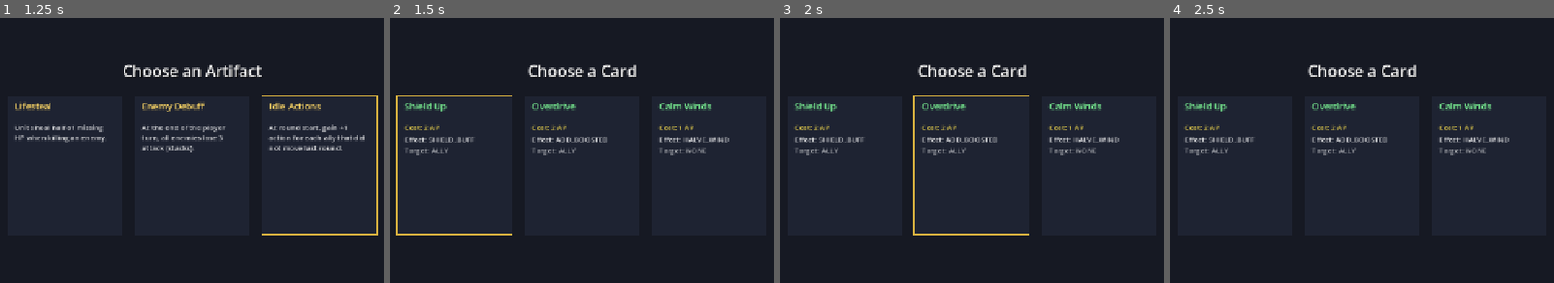
Above: before the commit, frames 1-4 (left to right).
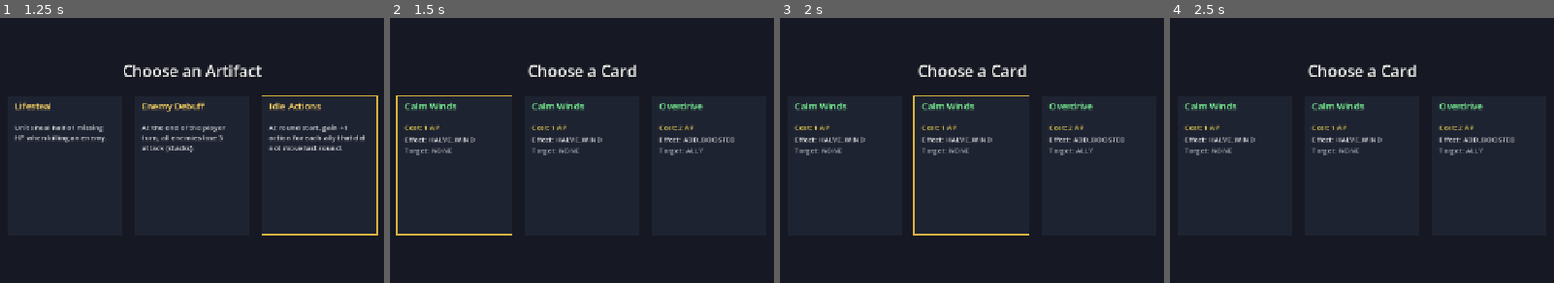
Above: after the commit, the same moments.

Repository: chubas/artillery-roguelike
Game: Godot game, scene res://world/run_controller.tscn
Two runs of this game, one before a commit and one after it. Both use one fixed random seed, a clock stepped at 60 frames per second and the inputs below.
Inputs (mouse positions are in pixels of both pictures, inside the frame that each line leads up to):
- Up to frame 1 (1.25 s): tap Enter at 0.5 s; move the mouse to (360, 126) at 0.52 s; hold Right from 0.53 s (still down); tap Tab at 0.6 s; click (360, 126) at 0.67 s; tap Space at 0.77 s
- Up to frame 2 (1.5 s): release Right at 1.25 s; tap Space at 1.25 s; drag from (428, 169) to (543, 235) at 1.27 s
- Up to frame 3 (2 s): no input
- Up to frame 4 (2.5 s): tap Enter at 2 s; move the mouse to (1438, 52) at 2.02 s; hold Right from 2.03 s (still down); tap Keypad Enter at 2.1 s

Frame 1 is identical in both runs. In frame 2, 1.4% of the frame differs, in the area x 3-90%, y 32-52%; in frame 3, 1.4%; in frame 4, 1.4%.

Commit message:
M20 - Armor

Diff:
--- a/autoloads/event_bus.gd
+++ b/autoloads/event_bus.gd
@@ -21,6 +21,7 @@
 signal unit_died(unit: Unit)
 signal unit_tile_entered(unit: Unit, tile_pos: Vector2i)
 signal unit_shield_changed(unit: Unit, shield: int)
+signal unit_armor_changed(unit: Unit, armor: int)
 
 # ── Status signals ───────────────────────────────────────────────────────────
 signal status_applied(target: Unit, status_id: String, stacks: int)
--- a/autoloads/features.gd
+++ b/autoloads/features.gd
@@ -14,6 +14,7 @@
 var burning_tile_enabled    : bool = true
 var electrified_tile_enabled: bool = true
 var shields_enabled         : bool = true   # M5: shield mitigation layer in Unit.take_damage
+var armor_enabled           : bool = true   # M20: armor mitigation layer in Unit.take_damage
 var deployables_enabled     : bool = true   # M6: mines/shield generators spawn + their hooks
 
 # Future systems — false until implemented
--- a/autoloads/run.gd
+++ b/autoloads/run.gd
@@ -15,6 +15,7 @@
 const _DEFAULT_DECK : Array = [   # [path, copies]
 	["res://data/cards/direct_strike.tres", 3],
 	["res://data/cards/shield_buff.tres",   3],
+	["res://data/cards/armor_buff.tres",    3],
 	["res://data/cards/mine_card.tres",     2],
 	["res://data/cards/boosted_card.tres",  2],
 	["res://data/cards/halve_wind.tres",    1],
@@ -51,6 +52,7 @@
 	rs.card_pool = [
 		"res://data/cards/direct_strike.tres",
 		"res://data/cards/shield_buff.tres",
+		"res://data/cards/armor_buff.tres",
 		"res://data/cards/mine_card.tres",
 		"res://data/cards/boosted_card.tres",
 		"res://data/cards/halve_wind.tres",
--- /dev/null
+++ b/data/cards/armor_buff.tres
@@ -0,0 +1,12 @@
+[gd_resource type="Resource" script_class="CardDefinition" format=3]
+
+[ext_resource type="Script" path="res://data/cards/card_definition.gd" id="1_4gky5"]
+
+[resource]
+script = ExtResource("1_4gky5")
+id = "armor_buff"
+display_name = "Armor Up"
+effect_type = 1
+magnitude = 5
+action_cost = 2
+color = Color(0.95, 0.82, 0.25, 1)
--- a/data/cards/boosted_card.tres
+++ b/data/cards/boosted_card.tres
@@ -6,7 +6,7 @@
 script = ExtResource("1_luajc")
 id = "boosted_card"
 display_name = "Overdrive"
-effect_type = 2
+effect_type = 3
 magnitude = 2
 action_cost = 2
 color = Color(0.3, 0.8, 0.4, 1)
--- a/data/cards/card_definition.gd
+++ b/data/cards/card_definition.gd
@@ -11,13 +11,11 @@
 
 # TILE = pick a ground space (mine); NONE = instant, no target (applied on select). (M11)
 enum TargetType { ALLY, ENEMY, TILE, NONE }
-enum EffectType { SHIELD_BUFF, DIRECT_DAMAGE, ADD_BOOSTED, DEPLOY_MINE, HALVE_WIND }
+enum EffectType { SHIELD_BUFF, ARMOR_BUFF, DIRECT_DAMAGE, ADD_BOOSTED, DEPLOY_MINE, HALVE_WIND }
 
 @export var target_type : TargetType = TargetType.ALLY
 @export var effect_type : EffectType = EffectType.SHIELD_BUFF
-@export var magnitude : int = 0           # shield points, damage dealt, or Boosted stacks granted
+@export var magnitude : int = 0           # shield/armor points, damage dealt, or Boosted stacks
 @export var action_cost : int = 1
 
 @export var color : Color = Color(0.6, 0.6, 0.9)   # HUD chip tint
-
-# POST-M5: an ARMOR_BUFF EffectType slots in here once Armor exists.
--- a/data/cards/direct_strike.tres
+++ b/data/cards/direct_strike.tres
@@ -7,7 +7,7 @@
 id = "direct_strike"
 display_name = "Direct Strike"
 target_type = 1
-effect_type = 1
+effect_type = 2
 magnitude = 3
 action_cost = 3
 color = Color(0.9, 0.3, 0.25, 1)
--- a/data/cards/halve_wind.tres
+++ b/data/cards/halve_wind.tres
@@ -8,5 +8,5 @@
 display_name = "Calm Winds"
 faction = "army"
 target_type = 3
-effect_type = 4
+effect_type = 5
 color = Color(0.4, 0.8, 0.95, 1)
--- a/data/cards/mine_card.tres
+++ b/data/cards/mine_card.tres
@@ -8,6 +8,6 @@
 display_name = "Drop Mine"
 faction = "army"
 target_type = 2
-effect_type = 3
+effect_type = 4
 action_cost = 2
 color = Color(0.9, 0.55, 0.2, 1)
--- a/data/elements/electric.tres
+++ b/data/elements/electric.tres
@@ -12,3 +12,6 @@
 tile_status = ExtResource("2_65yrv")
 strong_vs_tag = "MECHANICAL"
 vs_shielded_mult = 2.0
+vs_armor_mult = 0.5
+vs_shield_mult = 2.0
+vs_hp_mult = 0.5
--- a/data/elements/element_def.gd
+++ b/data/elements/element_def.gd
@@ -18,5 +18,26 @@
 ## Unit tag this element is weak against (×0.5 damage)
 @export var weak_vs_tag : String = ""
 
-## Special multiplier vs SHIELDED tag (0 = not special)
+## Special multiplier vs SHIELDED tag (0 = not special) — unit tag rule in AoEResolver.
 @export var vs_shielded_mult : float = 0.0
+
+## Element × mitigation-layer matrix (mechanics-compatibility §1). Applied as damage
+## passes through armor → shield → HP in Unit.take_damage(). 1.0 = normal.
+enum MitigationLayer { ARMOR, SHIELD, HP }
+@export var vs_armor_mult  : float = 1.0
+@export var vs_shield_mult : float = 1.0
+@export var vs_hp_mult     : float = 1.0
+
+func mitigation_mult(layer: MitigationLayer) -> float:
+	match layer:
+		MitigationLayer.ARMOR:
+			return vs_armor_mult
+		MitigationLayer.SHIELD:
+			if vs_shield_mult != 1.0:
+				return vs_shield_mult
+			if vs_shielded_mult > 0.0:
+				return vs_shielded_mult
+			return 1.0
+		MitigationLayer.HP:
+			return vs_hp_mult
+	return 1.0
--- a/data/elements/fire.tres
+++ b/data/elements/fire.tres
@@ -11,3 +11,5 @@
 unit_status = ExtResource("3_n3gww")
 tile_status = ExtResource("2_uujx7")
 strong_vs_tag = "ORGANIC"
+vs_shield_mult = 0.5
+vs_hp_mult = 1.5
--- a/data/units/player_cluster.tres
+++ b/data/units/player_cluster.tres
@@ -11,6 +11,7 @@
 id = "player_cluster"
 display_name = "Cluster"
 faction = "army"
+base_armor = 4
 default_shot = ExtResource("2_w383l")
 available_shots = Array[ExtResource("1_djryg")]([ExtResource("2_w383l"), ExtResource("3_75jx8"), ExtResource("4_gljdb")])
 color = Color(0.85, 0.7, 0.2, 1)
--- a/data/units/unit_definition.gd
+++ b/data/units/unit_definition.gd
@@ -15,6 +15,8 @@
 
 ## Stats
 @export var max_hp : int = 6
+## Starting armor points each combat (M20). Combat-runtime pool; restored from this on spawn.
+@export var base_armor : int = 0
 @export var move_range : int = 99  # max moves per activation (use 99 = unlimited for now)
 @export var climb_max : int = 1    # max voxel height climbed free
 
--- a/scripts/bake_resources.gd
+++ b/scripts/bake_resources.gd
@@ -56,14 +56,20 @@
 	fire.id = "fire"; fire.display_name = "Fire"
 	fire.unit_status = load("res://data/statuses/burn.tres")
 	fire.tile_status = load("res://data/tile_statuses/burning.tres")
-	fire.strong_vs_tag = "ORGANIC"; fire.vs_shielded_mult = 0.0
+	fire.strong_vs_tag = "ORGANIC"
+	fire.vs_shield_mult = 0.5
+	fire.vs_hp_mult = 1.5
 	_save(fire, "res://data/elements/fire.tres")
 
 	var electric := ElementDef.new()
 	electric.id = "electric"; electric.display_name = "Electric"
 	electric.unit_status = load("res://data/statuses/shock.tres")
 	electric.tile_status = load("res://data/tile_statuses/electrified.tres")
-	electric.strong_vs_tag = "MECHANICAL"; electric.vs_shielded_mult = 2.0
+	electric.strong_vs_tag = "MECHANICAL"
+	electric.vs_shielded_mult = 2.0
+	electric.vs_armor_mult = 0.5
+	electric.vs_shield_mult = 2.0
+	electric.vs_hp_mult = 0.5
 	_save(electric, "res://data/elements/electric.tres")
 
 	# ── AoE patterns (M7: shape only — core/edge zones, magnitude comes from
@@ -177,7 +183,7 @@
 	# M10: attack value is the source of projectile strength (× shot.strength_mult × power).
 	# Values mirror the old per-shot strengths so balance is unchanged: drill is the heavy hitter.
 	_save_player_unit("player_cluster", "Cluster", cluster_loadout,
-			Color(0.85, 0.7, 0.2), 3)       # goldenrod
+			Color(0.85, 0.7, 0.2), 3, 1, 4)   # goldenrod, armored
 	_save_player_unit("player_bypass", "Drill", bypass_loadout,
 			Color(0.2, 0.7, 0.65), 10)      # teal — heavy unit-hit blast
 	_save_player_unit("player_pull", "Magnet", pull_loadout,
@@ -194,6 +200,15 @@
 	shield_card.faction = Faction.NEUTRAL
 	shield_card.color = Color(0.35, 0.65, 0.95)
 	_save(shield_card, "res://data/cards/shield_buff.tres")
+
+	var armor_card := CardDefinition.new()
+	armor_card.id = "armor_buff"; armor_card.display_name = "Armor Up"
+	armor_card.target_type = CardDefinition.TargetType.ALLY
+	armor_card.effect_type = CardDefinition.EffectType.ARMOR_BUFF
+	armor_card.magnitude = 5; armor_card.action_cost = 2
+	armor_card.faction = Faction.NEUTRAL
+	armor_card.color = Color(0.95, 0.82, 0.25)
+	_save(armor_card, "res://data/cards/armor_buff.tres")
 
 	var strike_card := CardDefinition.new()
 	strike_card.id = "direct_strike"; strike_card.display_name = "Direct Strike"
@@ -416,13 +431,15 @@
 			s.spiral_frequency = 2.0
 
 func _save_player_unit(id: String, dname: String,
-		loadout: Array[ShotDefinition], color: Color, attack: int = 3, dig: int = 1) -> void:
+		loadout: Array[ShotDefinition], color: Color, attack: int = 3, dig: int = 1,
+		base_armor: int = 0) -> void:
 	var u := UnitDefinition.new()
 	u.id = id
 	u.display_name = dname
 	u.width_voxels = 2
 	u.height_voxels = 3
 	u.max_hp = 6
+	u.base_armor = base_armor
 	u.attack = attack
 	u.dig = dig
 	u.move_range = 99
--- a/systems/combat_manager.gd
+++ b/systems/combat_manager.gd
@@ -823,6 +823,9 @@
 		CardDefinition.EffectType.SHIELD_BUFF:
 			target.add_shield(card.magnitude)
 			EventBus.unit_shield_changed.emit(target, target.shield)
+		CardDefinition.EffectType.ARMOR_BUFF:
+			target.add_armor(card.magnitude)
+			EventBus.unit_armor_changed.emit(target, target.armor)
 		CardDefinition.EffectType.DIRECT_DAMAGE:
 			target.take_damage(card.magnitude)   # routes through shield, like any other hit
 		CardDefinition.EffectType.ADD_BOOSTED:
--- a/terrain/aoe_resolver.gd
+++ b/terrain/aoe_resolver.gd
@@ -63,7 +63,7 @@
 	for unit in unit_hit:
 		var element : ElementDef = unit_hit[unit]["element"]
 		var final_dmg := _calc_damage(unit, unit_hit[unit]["dmg"], element)
-		unit.take_damage(final_dmg)
+		unit.take_damage(final_dmg, element)
 		EventBus.unit_hit_taken.emit(unit, final_dmg,
 				element.id if element else "physical", null)
 		if element and element.unit_status and Features.unit_statuses_enabled:
--- a/ui/hud.gd
+++ b/ui/hud.gd
@@ -414,6 +414,10 @@
 		var shield_txt := "Shield: %d" % unit.shield if unit.shield > 0 else "Shield: —"
 		draw_string(font, Vector2(10, y), shield_txt,
 				HORIZONTAL_ALIGNMENT_LEFT, -1, 12, Color(0.6, 0.85, 1.0))
+		y += 16
+		var armor_txt := "Armor: %d" % unit.armor if unit.armor > 0 else "Armor: —"
+		draw_string(font, Vector2(10, y), armor_txt,
+				HORIZONTAL_ALIGNMENT_LEFT, -1, 12, Color(0.95, 0.82, 0.25))
 		y += 18
 		var shot := unit.get_active_shot()
 		if shot != null:
--- a/units/unit.gd
+++ b/units/unit.gd
@@ -26,11 +26,11 @@
 # pure-combat / smoke contexts (then the unit spawns at full HP).
 var run_state : RunUnitState = null
 var kills : int = 0   # persists via run_state; enemies killed by this unit (M12)
-# Shield (M5): a flat, per-combat absorb pool that sits above HP in the mitigation
-# stack. Unbounded (no max) — unlike HP, it's not drawn as a proportional bar.
-# Granted by cards for now (no baseline/regen yet). Armor would slot in above
-# shield later — see the seam comment in take_damage().
+# Shield (M5): a flat, per-combat absorb pool above HP. Granted by cards / generators.
 var shield : int = 0
+# Armor (M20): second flat absorb pool, sits above shield. Element layer matrix applies
+# per-layer when damage passes through. Seeded from definition.base_armor each combat.
+var armor : int = 0
 var vox_position : Vector2i = Vector2i.ZERO
 var aim_angle_deg : float = 45.0        # positive-up convention; preserved per unit
 # Gunbound-style power memory (M4): the charge fraction of this unit's last shot. The HUD
@@ -68,10 +68,12 @@
 		kills = run_state.kills
 		attack = _derive_attack()
 		dig = definition.dig
+		armor = definition.base_armor if Features.armor_enabled else 0
 	else:
 		hp = definition.max_hp
 		attack = definition.attack
 		dig = definition.dig
+	armor = definition.base_armor if Features.armor_enabled else 0
 	move_origin = vox_position
 	if display_name == "":
 		display_name = definition.display_name
@@ -82,19 +84,18 @@
 	return definition.attack
 
 # --- State ---------------------------------------------------------------------
-func take_damage(dmg: int) -> void:
+func take_damage(dmg: int, element: ElementDef = null) -> void:
 	if hp <= 0:
 		return
 	var remaining := dmg
-	# Mitigation pipeline (card-engine doc §5): armor → shield → HP.
-	# POST-M5 SEAM: an Armor layer would reduce `remaining` here, before shield.
-	# Not implemented yet — Shield is the only mitigation layer this milestone adds.
-	if Features.shields_enabled and shield > 0:
-		var absorbed := mini(shield, remaining)
-		shield -= absorbed
-		remaining -= absorbed
-		EventBus.unit_shield_changed.emit(self, shield)
-	hp = maxi(0, hp - remaining)
+	remaining = _absorb_mitigation(remaining, element, ElementDef.MitigationLayer.ARMOR,
+			"armor", Features.armor_enabled)
+	remaining = _absorb_mitigation(remaining, element, ElementDef.MitigationLayer.SHIELD,
+			"shield", Features.shields_enabled)
+	if remaining > 0:
+		var hp_mult := element.mitigation_mult(ElementDef.MitigationLayer.HP) if element else 1.0
+		var hp_hit := _layer_damage(remaining, hp_mult)
+		hp = maxi(0, hp - hp_hit)
 	queue_redraw()
 	unit_damaged.emit(self, dmg, hp)
 	if hp == 0:
@@ -103,10 +104,35 @@
 		unit_died.emit(self)
 		EventBus.unit_died.emit(self)
 
+func _layer_damage(amount: int, mult: float) -> int:
+	return maxi(1, int(round(float(amount) * mult)))
+
+func _absorb_mitigation(remaining: int, element: ElementDef, layer: ElementDef.MitigationLayer,
+		pool_name: String, enabled: bool) -> int:
+	if not enabled or remaining <= 0:
+		return remaining
+	var pool : int = armor if pool_name == "armor" else shield
+	if pool <= 0:
+		return remaining
+	var mult := element.mitigation_mult(layer) if element else 1.0
+	var hit := _layer_damage(remaining, mult)
+	var absorbed := mini(pool, hit)
+	if pool_name == "armor":
+		armor -= absorbed
+		EventBus.unit_armor_changed.emit(self, armor)
+	else:
+		shield -= absorbed
+		EventBus.unit_shield_changed.emit(self, shield)
+	return hit - absorbed
+
 # Grants shield (M5 card effect). A method (not direct field access) so the redraw
 # always happens — direct field writes were the cause of the "bar doesn't update" bug.
 func add_shield(amount: int) -> void:
 	shield += amount
+	queue_redraw()
+
+func add_armor(amount: int) -> void:
+	armor += amount
 	queue_redraw()
 
 func reset_for_turn() -> void:
@@ -215,6 +241,8 @@
 	var cy := -16.0
 	var x := 2.0
 	x = _draw_icon_value(x, cy, Color(0.9, 0.4, 0.25), attack)   # attack — reddish
+	if armor > 0:
+		x = _draw_icon_value(x, cy, Color(0.95, 0.82, 0.25), armor)   # armor — yellow
 	if shield > 0:
 		x = _draw_icon_value(x, cy, Color(0.4, 0.75, 1.0), shield)   # shield — blue
 
--- a/world/combat_scene.gd
+++ b/world/combat_scene.gd
@@ -208,6 +208,7 @@
 	_m13_smoke()
 	_m14_smoke()
 	_m19_smoke()
+	_m20_smoke()
 	_m15_smoke()
 	_m16_smoke()
 	_m17_smoke()
@@ -924,6 +925,35 @@
 	print("  round-trip: nodes=%d layer0=%d next0=%s (expect 9, 0, [1,2])" %
 			[rt.map.nodes.size(), n0.layer, n0.next_nodes])
 
+# M20 checklist: armor pool above shield, element × layer matrix, armor card, Cluster baseline.
+func _m20_smoke() -> void:
+	print("[smoke] -- M20 armor mitigation --")
+	var ally : Unit = combat.player_units[0]
+	var elec : ElementDef = load("res://data/elements/electric.tres")
+	var hp_max := ally.definition.max_hp
+	_reset(ally); ally.armor = 4; ally.shield = 0
+	ally.take_damage(3)
+	print("  armor absorbs first: armor=%d hp=%d (expect 1, %d)" % [ally.armor, ally.hp, hp_max])
+	_reset(ally); ally.armor = 0; ally.shield = 4
+	ally.take_damage(3)
+	print("  shield after armor empty: shield=%d hp=%d (expect 1, %d)" % [ally.shield, ally.hp, hp_max])
+	_reset(ally); ally.armor = 4; ally.shield = 0
+	ally.take_damage(3, elec)
+	print("  electric weak vs armor: armor=%d hp=%d (expect 2, %d)" % [ally.armor, ally.hp, hp_max])
+	_reset(ally); ally.armor = 0; ally.shield = 4
+	ally.take_damage(3, elec)
+	print("  electric strong vs shield: shield=%d hp=%d (expect 0, %d)" %
+			[ally.shield, ally.hp, hp_max - 1])
+
+	var cluster_def : UnitDefinition = load("res://data/units/player_cluster.tres")
+	print("  cluster base_armor=%d (expect 4)" % cluster_def.base_armor)
+
+	print("[smoke] -- M20 armor card --")
+	var armor_card : CardDefinition = load("res://data/cards/armor_buff.tres")
+	_reset(ally); ally.armor = 0
+	combat._apply_card(armor_card, ally, Vector2i.ZERO)
+	print("  armor buff: armor=%d cost=%d (expect 5, 2)" % [ally.armor, armor_card.action_cost])
+
 # M15 checklist (drop-queue redesign): spawn zone is the left half, dropping a unit places it
 # visibly in-zone, right-half column is clamped, queue must be empty before confirming.
 func _m15_smoke() -> void:
Not shown, changed: PROGRESS.md
